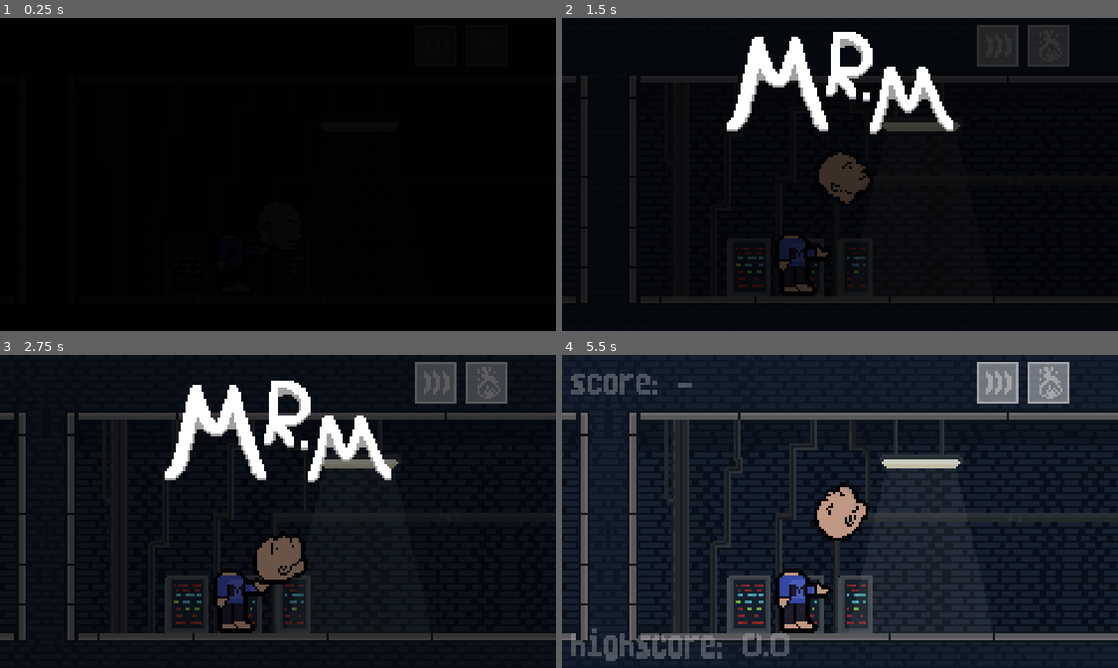
Above: before the commit, frames 1-4 (two rows, left to right).
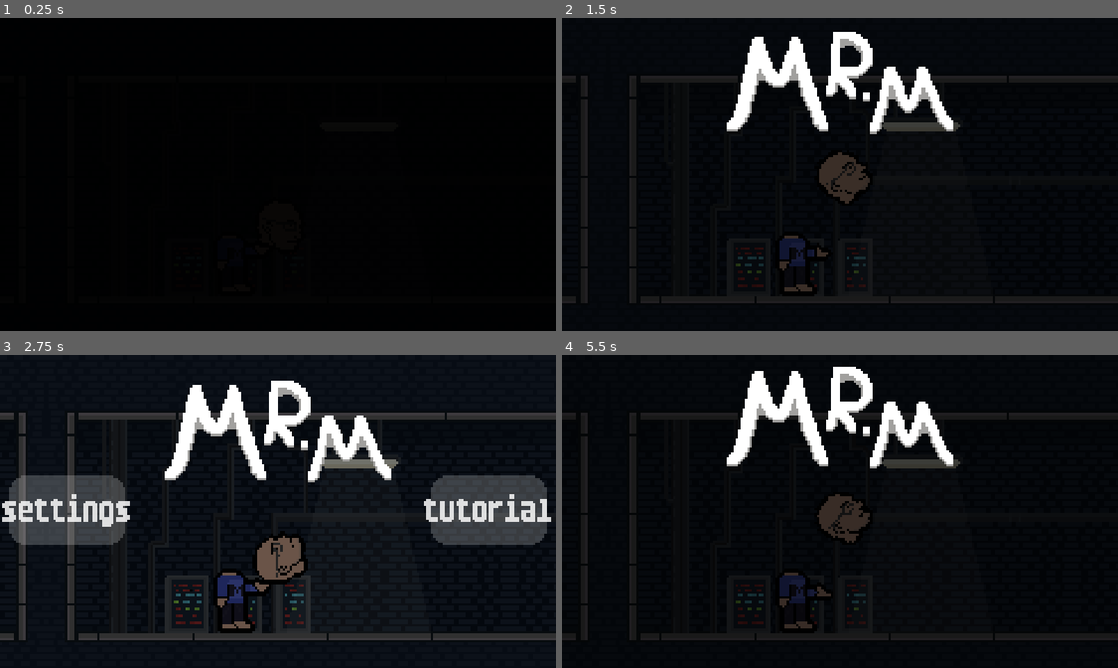
Above: after the commit, the same moments.

Repository: ppaluchowski64/Mister-M
Game: Godot game, scene res://scenes/root/game.tscn
Same seed, same stepped clock (60 frames per second), same inputs: the game is played once before the commit and once after it.
Inputs (mouse positions are in pixels of both pictures, inside the frame that each line leads up to):
- Up to frame 1 (0.25 s): no input
- Up to frame 2 (1.5 s): tap Enter (hit) at 0.5 s; hold W (up) 0.53-1.28 s; tap E (dash) at 0.6 s; tap R (fire) at 0.8, 1.35 s
- Up to frame 3 (2.75 s): tap Enter (hit) at 1.55 s; click (66, 511) at 2 s, where only the run after the commit has a clickable "settings"
- Up to frame 4 (5.5 s): click (1051, 511) at 2.75 s, where only the run after the commit has a clickable "tutorial"; tap W (up) at 3.5 s; hold W (up) 3.53-5.03 s; tap Enter (hit) at 3.6, 5.3 s; tap E (dash) at 3.8, 4.35 s; tap R (fire) at 4.55, 5.1 s

The runs differ from the first frame. In frame 2, 2.1% of the frame differs, in the area x 47-92%, y 2-54%; in frame 3, 11%; in frame 4, 77%, in the area x 0-100%, y 0-100%.

Commit message:
git commit suicide

Diff:
--- a/project.godot
+++ b/project.godot
@@ -15,6 +15,10 @@
 run/main_scene="res://scenes/root/game.tscn"
 config/features=PackedStringArray("4.5", "Forward Plus")
 config/icon="res://icon.svg"
+
+[autoload]
+
+Fullscreen="res://scripts/global/fullscreen.gd"
 
 [display]
 
@@ -53,6 +57,11 @@
 "events": [Object(InputEventKey,"resource_local_to_scene":false,"resource_name":"","device":-1,"window_id":0,"alt_press …(192 unchanged characters)…
 ]
 }
+toggle_fullscreen={
+"deadzone": 0.2,
+"events": [Object(InputEventKey,"resource_local_to_scene":false,"resource_name":"","device":-1,"window_id":0,"alt_pressed":false,"shift_pressed":false,"ctrl_pressed":false,"meta_pressed":false,"pressed":false,"keycode":0,"physical_keycode":4194342,"key_label":0,"unicode":0,"location":0,"echo":false,"script":null)
+]
+}
 
 [physics]
 
--- a/scenes/head.tscn
+++ b/scenes/head.tscn
@@ -1,9 +1,10 @@
-[gd_scene load_steps=8 format=3 uid="uid://cidhl1487nc7r"]
+[gd_scene load_steps=9 format=3 uid="uid://cidhl1487nc7r"]
 
 [ext_resource type="Script" uid="uid://csbh80xoy52mk" path="res://scripts/head.gd" id="1_d75dd"]
 [ext_resource type="Shader" uid="uid://b6p8uuhhwbttl" path="res://shaders/outline.gdshader" id="2_a7yy4"]
 [ext_resource type="Texture2D" uid="uid://bfbgqbr1ch178" path="res://graphics/fade_effect.png" id="2_cwpmm"]
 [ext_resource type="Texture2D" uid="uid://dk7bcguyp5vyg" path="res://graphics/moscyc_head.png" id="2_d75dd"]
+[ext_resource type="Texture2D" uid="uid://b6eu7xaq6pdqn" path="res://graphics/glasses.png" id="5_6rdic"]
 
 [sub_resource type="Gradient" id="Gradient_6rdic"]
 colors = PackedColorArray(1, 1, 1, 0.5, 1, 1, 1, 0)
@@ -19,6 +20,7 @@
 [node name="Head" type="RigidBody2D" groups=["head"]]
 linear_damp_mode = 1
 script = ExtResource("1_d75dd")
+input_mode = null
 
 [node name="CPUParticles2D" type="CPUParticles2D" parent="."]
 emitting = false
@@ -33,6 +35,12 @@
 texture = ExtResource("2_d75dd")
 flip_h = true
 hframes = 24
+
+[node name="GlassesSprite" type="Sprite2D" parent="."]
+scale = Vector2(0.9, 0.9)
+texture = ExtResource("5_6rdic")
+offset = Vector2(0, 1)
+flip_h = true
 
 [node name="CollisionShape2D" type="CollisionShape2D" parent="."]
 shape = SubResource("CircleShape2D_a7yy4")
--- a/scenes/laser.tscn
+++ b/scenes/laser.tscn
@@ -74,10 +74,36 @@
 "speed": 30.0
 }]
 
+[sub_resource type="Curve" id="Curve_a7dhc"]
+_data = [Vector2(0, 1), 0.0, 0.0, 0, 0, Vector2(1, 0), 0.0, 0.0, 0, 0]
+point_count = 2
+
 [node name="Laser" type="Node2D"]
 script = ExtResource("1_a7dhc")
 
 [node name="AnimatedSprite2D" type="AnimatedSprite2D" parent="."]
 sprite_frames = SubResource("SpriteFrames_y4m2n")
 autoplay = "default"
-frame_progress = 0.39308977
+
+[node name="Particles1" type="CPUParticles2D" parent="."]
+position = Vector2(0, 44)
+lifetime = 0.5
+direction = Vector2(0, -1)
+spread = 35.0
+gravity = Vector2(0, 100)
+initial_velocity_min = 100.0
+initial_velocity_max = 100.0
+scale_amount_max = 2.0
+scale_amount_curve = SubResource("Curve_a7dhc")
+color = Color(0.89, 0.77044326, 0.6141, 1)
+
+[node name="Particles2" type="CPUParticles2D" parent="."]
+position = Vector2(0, -44)
+lifetime = 0.5
+direction = Vector2(0, 1)
+spread = 35.0
+gravity = Vector2(0, 100)
+initial_velocity_max = 100.0
+scale_amount_max = 2.0
+scale_amount_curve = SubResource("Curve_a7dhc")
+color = Color(0.89, 0.77044326, 0.6141, 1)
--- a/scenes/root/game.tscn
+++ b/scenes/root/game.tscn
@@ -1,13 +1,90 @@
-[gd_scene load_steps=23 format=3 uid="uid://fxhuql5ud0qf"]
+[gd_scene load_steps=25 format=3 uid="uid://fxhuql5ud0qf"]
 
 [ext_resource type="PackedScene" uid="uid://cidhl1487nc7r" path="res://scenes/head.tscn" id="1_rf1xt"]
 [ext_resource type="Script" uid="uid://o6oil05p484t" path="res://scripts/game.gd" id="1_wcdyl"]
 [ext_resource type="PackedScene" uid="uid://4kfdtpq0xjf4" path="res://scenes/ability_indicator.tscn" id="2_1qygq"]
 [ext_resource type="Script" uid="uid://5en8dbn8pu1o" path="res://scripts/camera.gd" id="2_7dpn4"]
 [ext_resource type="Texture2D" uid="uid://3rc37ue17d54" path="res://graphics/background.png" id="2_bq78c"]
+[ext_resource type="Texture2D" uid="uid://dmx7y7wck7edq" path="res://graphics/tutorial.png" id="2_ijxjl"]
 [ext_resource type="Texture2D" uid="uid://0pwnvyrg44ot" path="res://graphics/title.png" id="3_3rh43"]
+[ext_resource type="Texture2D" uid="uid://dyy8pmdx20d2s" path="res://graphics/button.png" id="4_86ske"]
 [ext_resource type="Shader" uid="uid://b6p8uuhhwbttl" path="res://shaders/outline.gdshader" id="4_bq78c"]
 [ext_resource type="Texture2D" uid="uid://dq7cu2yb16k5f" path="res://graphics/guy.png" id="4_o8yes"]
+
+[sub_resource type="Animation" id="Animation_3rh43"]
+length = 0.001
+tracks/0/type = "value"
+tracks/0/imported = false
+tracks/0/enabled = true
+tracks/0/path = NodePath("BlackTint:color")
+tracks/0/interp = 1
+tracks/0/loop_wrap = true
+tracks/0/keys = {
+"times": PackedFloat32Array(0),
+"transitions": PackedFloat32Array(1),
+"update": 0,
+"values": [Color(0, 0, 0, 1)]
+}
+tracks/1/type = "value"
+tracks/1/imported = false
+tracks/1/enabled = true
+tracks/1/path = NodePath("MarginContainer/Control3/TitleSprite:position")
+tracks/1/interp = 1
+tracks/1/loop_wrap = true
+tracks/1/keys = {
+"times": PackedFloat32Array(0),
+"transitions": PackedFloat32Array(1),
+"update": 0,
+"values": [Vector2(-4, -4)]
+}
+tracks/2/type = "value"
+tracks/2/imported = false
+tracks/2/enabled = true
+tracks/2/path = NodePath("MarginContainer/StartLabel:visible")
+tracks/2/interp = 1
+tracks/2/loop_wrap = true
+tracks/2/keys = {
+"times": PackedFloat32Array(0),
+"transitions": PackedFloat32Array(1),
+"update": 1,
+"values": [false]
+}
+tracks/3/type = "value"
+tracks/3/imported = false
+tracks/3/enabled = true
+tracks/3/path = NodePath("MarginContainer/ScoreLabel:self_modulate")
+tracks/3/interp = 1
+tracks/3/loop_wrap = true
+tracks/3/keys = {
+"times": PackedFloat32Array(0),
+"transitions": PackedFloat32Array(1),
+"update": 0,
+"values": [Color(1, 1, 1, 0)]
+}
+tracks/4/type = "value"
+tracks/4/imported = false
+tracks/4/enabled = true
+tracks/4/path = NodePath("../Head:input_mode")
+tracks/4/interp = 1
+tracks/4/loop_wrap = true
+tracks/4/keys = {
+"times": PackedFloat32Array(0),
+"transitions": PackedFloat32Array(1),
+"update": 1,
+"values": [0]
+}
+tracks/5/type = "value"
+tracks/5/imported = false
+tracks/5/enabled = true
+tracks/5/path = NodePath("MarginContainer/ButtonsLeft:modulate")
+tracks/5/interp = 1
+tracks/5/loop_wrap = true
+tracks/5/keys = {
+"times": PackedFloat32Array(0),
+"transitions": PackedFloat32Array(1),
+"update": 0,
+"values": [Color(1, 1, 1, 1)]
+}
 
 [sub_resource type="Animation" id="Animation_1qygq"]
 resource_name = "enter"
@@ -51,44 +128,70 @@
 "method": &"play"
 }]
 }
-
-[sub_resource type="Animation" id="Animation_3rh43"]
-length = 0.001
+tracks/3/type = "value"
+tracks/3/imported = false
+tracks/3/enabled = true
+tracks/3/path = NodePath("MarginContainer/ButtonsLeft:modulate")
+tracks/3/interp = 1
+tracks/3/loop_wrap = true
+tracks/3/keys = {
+"times": PackedFloat32Array(1.5, 3),
+"transitions": PackedFloat32Array(1, 1),
+"update": 0,
+"values": [Color(1, 1, 1, 0), Color(1, 1, 1, 1)]
+}
+tracks/4/type = "value"
+tracks/4/imported = false
+tracks/4/enabled = true
+tracks/4/path = NodePath("MarginContainer/ButtonsRight:modulate")
+tracks/4/interp = 1
+tracks/4/loop_wrap = true
+tracks/4/keys = {
+"times": PackedFloat32Array(1.5, 3),
+"transitions": PackedFloat32Array(1, 1),
+"update": 0,
+"values": [Color(1, 1, 1, 0), Color(1, 1, 1, 1)]
+}
+
+[sub_resource type="Animation" id="Animation_ijxjl"]
+resource_name = "exit"
+length = 3.5
+step = 0.1
 tracks/0/type = "value"
 tracks/0/imported = false
 tracks/0/enabled = true
-tracks/0/path = NodePath("BlackTint:color")
+tracks/0/path = NodePath("MarginContainer/StartLabel:visible")
 tracks/0/interp = 1
 tracks/0/loop_wrap = true
 tracks/0/keys = {
-"times": PackedFloat32Array(0),
-"transitions": PackedFloat32Array(1),
-"update": 0,
-"values": [Color(0, 0, 0, 1)]
+"times": PackedFloat32Array(0, 0.1, 0.2, 0.3, 0.4, 0.5, 0.6, 0.70000005, 0.8000001, 0.90000004, 1, 1.1),
+"transitions": PackedFloat32Array(1, 1, 1, 1, 1, 1, 1, 1, 1, 1, 1, 1),
+"update": 1,
+"values": [true, false, true, false, true, false, true, false, true, false, true, false]
 }
 tracks/1/type = "value"
 tracks/1/imported = false
 tracks/1/enabled = true
-tracks/1/path = NodePath("MarginContainer/Control3/TitleSprite:position")
+tracks/1/path = NodePath("MarginContainer/Control3/TitleSprite:visible")
 tracks/1/interp = 1
 tracks/1/loop_wrap = true
 tracks/1/keys = {
-"times": PackedFloat32Array(0),
-"transitions": PackedFloat32Array(1),
-"update": 0,
-"values": [Vector2(-4, -4)]
+"times": PackedFloat32Array(0, 0.1, 0.2, 0.3, 0.4, 0.5, 0.6, 0.70000005, 0.8000001, 0.90000004, 1, 1.1),
+"transitions": PackedFloat32Array(1, 1, 1, 1, 1, 1, 1, 1, 1, 1, 1, 1),
+"update": 1,
+"values": [true, false, true, false, true, false, true, false, true, false, true, false]
 }
 tracks/2/type = "value"
 tracks/2/imported = false
 tracks/2/enabled = true
-tracks/2/path = NodePath("MarginContainer/StartLabel:visible")
+tracks/2/path = NodePath("BlackTint:color")
 tracks/2/interp = 1
 tracks/2/loop_wrap = true
 tracks/2/keys = {
-"times": PackedFloat32Array(0),
-"transitions": PackedFloat32Array(1),
-"update": 1,
-"values": [false]
+"times": PackedFloat32Array(0, 3),
+"transitions": PackedFloat32Array(1, 1),
+"update": 0,
+"values": [Color(0, 0, 0, 0.5), Color(0, 0, 0, 0)]
 }
 tracks/3/type = "value"
 tracks/3/imported = false
@@ -97,22 +200,70 @@
 tracks/3/interp = 1
 tracks/3/loop_wrap = true
 tracks/3/keys = {
-"times": PackedFloat32Array(0),
-"transitions": PackedFloat32Array(1),
-"update": 0,
-"values": [Color(1, 1, 1, 0)]
+"times": PackedFloat32Array(1.5, 3),
+"transitions": PackedFloat32Array(1, 1),
+"update": 0,
+"values": [Color(1, 1, 1, 0), Color(1, 1, 1, 1)]
 }
 tracks/4/type = "value"
 tracks/4/imported = false
 tracks/4/enabled = true
-tracks/4/path = NodePath("../Head:input_mode")
+tracks/4/path = NodePath("../HighscoreLabel:self_modulate")
 tracks/4/interp = 1
 tracks/4/loop_wrap = true
 tracks/4/keys = {
-"times": PackedFloat32Array(0),
-"transitions": PackedFloat32Array(1),
-"update": 1,
-"values": [0]
+"times": PackedFloat32Array(1.5, 3),
+"transitions": PackedFloat32Array(1, 1),
+"update": 0,
+"values": [Color(1, 1, 1, 0), Color(1, 1, 1, 1)]
+}
+tracks/5/type = "value"
+tracks/5/imported = false
+tracks/5/enabled = true
+tracks/5/path = NodePath("../Head:input_mode")
+tracks/5/interp = 1
+tracks/5/loop_wrap = true
+tracks/5/keys = {
+"times": PackedFloat32Array(3.5),
+"transitions": PackedFloat32Array(1),
+"update": 1,
+"values": [1]
+}
+tracks/6/type = "value"
+tracks/6/imported = false
+tracks/6/enabled = true
+tracks/6/path = NodePath("MarginContainer/ButtonsLeft:visible")
+tracks/6/interp = 1
+tracks/6/loop_wrap = true
+tracks/6/keys = {
+"times": PackedFloat32Array(0, 0.1, 0.2, 0.3, 0.4, 0.5, 0.6, 0.70000005, 0.8000001, 0.90000004, 1, 1.1),
+"transitions": PackedFloat32Array(1, 1, 1, 1, 1, 1, 1, 1, 1, 1, 1, 1),
+"update": 1,
+"values": [true, false, true, false, true, false, true, false, true, false, true, false]
+}
+tracks/7/type = "value"
+tracks/7/imported = false
+tracks/7/enabled = true
+tracks/7/path = NodePath("MarginContainer/ButtonsRight:visible")
+tracks/7/interp = 1
+tracks/7/loop_wrap = true
+tracks/7/keys = {
+"times": PackedFloat32Array(0, 0.1, 0.2, 0.3, 0.4, 0.5, 0.6, 0.70000005, 0.8000001, 0.90000004, 1, 1.1),
+"transitions": PackedFloat32Array(1, 1, 1, 1, 1, 1, 1, 1, 1, 1, 1, 1),
+"update": 1,
+"values": [true, false, true, false, true, false, true, false, true, false, true, false]
+}
+tracks/8/type = "value"
+tracks/8/imported = false
+tracks/8/enabled = true
+tracks/8/path = NodePath("MarginContainer/AbilityBox:modulate")
+tracks/8/interp = 1
+tracks/8/loop_wrap = true
+tracks/8/keys = {
+"times": PackedFloat32Array(1.5, 3),
+"transitions": PackedFloat32Array(1, 1),
+"update": 0,
+"values": [Color(1, 1, 1, 0), Color(1, 1, 1, 1)]
 }
 
 [sub_resource type="Animation" id="Animation_86ske"]
@@ -130,83 +281,6 @@
 "transitions": PackedFloat32Array(1, 1, 1),
 "update": 1,
 "values": [true, false, true]
-}
-
-[sub_resource type="Animation" id="Animation_ijxjl"]
-resource_name = "exit"
-length = 3.5
-step = 0.1
-tracks/0/type = "value"
-tracks/0/imported = false
-tracks/0/enabled = true
-tracks/0/path = NodePath("MarginContainer/StartLabel:visible")
-tracks/0/interp = 1
-tracks/0/loop_wrap = true
-tracks/0/keys = {
-"times": PackedFloat32Array(0, 0.1, 0.2, 0.3, 0.4, 0.5, 0.6, 0.70000005, 0.8000001, 0.90000004, 1, 1.1),
-"transitions": PackedFloat32Array(1, 1, 1, 1, 1, 1, 1, 1, 1, 1, 1, 1),
-"update": 1,
-"values": [true, false, true, false, true, false, true, false, true, false, true, false]
-}
-tracks/1/type = "value"
-tracks/1/imported = false
-tracks/1/enabled = true
-tracks/1/path = NodePath("MarginContainer/Control3/TitleSprite:visible")
-tracks/1/interp = 1
-tracks/1/loop_wrap = true
-tracks/1/keys = {
-"times": PackedFloat32Array(0, 0.1, 0.2, 0.3, 0.4, 0.5, 0.6, 0.70000005, 0.8000001, 0.90000004, 1, 1.1),
-"transitions": PackedFloat32Array(1, 1, 1, 1, 1, 1, 1, 1, 1, 1, 1, 1),
-"update": 1,
-"values": [true, false, true, false, true, false, true, false, true, false, true, false]
-}
-tracks/2/type = "value"
-tracks/2/imported = false
-tracks/2/enabled = true
-tracks/2/path = NodePath("BlackTint:color")
-tracks/2/interp = 1
-tracks/2/loop_wrap = true
-tracks/2/keys = {
-"times": PackedFloat32Array(0, 3),
-"transitions": PackedFloat32Array(1, 1),
-"update": 0,
-"values": [Color(0, 0, 0, 0.5), Color(0, 0, 0, 0)]
-}
-tracks/3/type = "value"
-tracks/3/imported = false
-tracks/3/enabled = true
-tracks/3/path = NodePath("MarginContainer/ScoreLabel:self_modulate")
-tracks/3/interp = 1
-tracks/3/loop_wrap = true
-tracks/3/keys = {
-"times": PackedFloat32Array(1.5, 3),
-"transitions": PackedFloat32Array(1, 1),
-"update": 0,
-"values": [Color(1, 1, 1, 0), Color(1, 1, 1, 1)]
-}
-tracks/4/type = "value"
-tracks/4/imported = false
-tracks/4/enabled = true
-tracks/4/path = NodePath("../HighscoreLabel:self_modulate")
-tracks/4/interp = 1
-tracks/4/loop_wrap = true
-tracks/4/keys = {
-"times": PackedFloat32Array(1.5, 3),
-"transitions": PackedFloat32Array(1, 1),
-"update": 0,
-"values": [Color(1, 1, 1, 0), Color(1, 1, 1, 1)]
-}
-tracks/5/type = "value"
-tracks/5/imported = false
-tracks/5/enabled = true
-tracks/5/path = NodePath("../Head:input_mode")
-tracks/5/interp = 1
-tracks/5/loop_wrap = true
-tracks/5/keys = {
-"times": PackedFloat32Array(3.5),
-"transitions": PackedFloat32Array(1),
-"update": 1,
-"values": [1]
 }
 
 [sub_resource type="AnimationLibrary" id="AnimationLibrary_86ske"]
@@ -267,14 +341,21 @@
 [sub_resource type="WorldBoundaryShape2D" id="WorldBoundaryShape2D_bq78c"]
 distance = -4.0
 
-[node name="Game" type="Node2D" node_paths=PackedStringArray("head", "barriers", "barrier_spawn_timer", "score_label", "highscore_label", "ui_animation")]
+[node name="Game" type="Node2D" node_paths=PackedStringArray("head", "barriers", "barrier_spawn_timer", "camera", "ui", "tutorial", "score_label", "highscore_label", "ui_animation")]
 script = ExtResource("1_wcdyl")
 head = NodePath("Head")
 barriers = NodePath("Barriers")
 barrier_spawn_timer = NodePath("BarrierSpawnTimer")
+camera = NodePath("Camera")
+ui = NodePath("UI")
+tutorial = NodePath("Tutorial")
 score_label = NodePath("UI/MarginContainer/ScoreLabel")
 highscore_label = NodePath("HighscoreLabel")
 ui_animation = NodePath("UI/AnimationPlayer")
+
+[node name="Tutorial" type="Sprite2D" parent="."]
+position = Vector2(0, 200)
+texture = ExtResource("2_ijxjl")
 
 [node name="UI" type="CanvasLayer" parent="."]
 
@@ -297,30 +378,31 @@
 theme_override_font_sizes/font_size = 16
 text = "score: -"
 
-[node name="HBoxContainer" type="HBoxContainer" parent="UI/MarginContainer"]
+[node name="AbilityBox" type="HBoxContainer" parent="UI/MarginContainer"]
+modulate = Color(1, 1, 1, 0)
 layout_mode = 2
 size_flags_horizontal = 8
 size_flags_vertical = 0
 alignment = 2
 
-[node name="Control1" type="Control" parent="UI/MarginContainer/HBoxContainer"]
+[node name="Control1" type="Control" parent="UI/MarginContainer/AbilityBox"]
 custom_minimum_size = Vector2(18, 18)
 layout_mode = 2
 size_flags_horizontal = 8
 size_flags_vertical = 0
 
-[node name="DashIndicator" parent="UI/MarginContainer/HBoxContainer/Control1" instance=ExtResource("2_1qygq")]
+[node name="DashIndicator" parent="UI/MarginContainer/AbilityBox/Control1" instance=ExtResource("2_1qygq")]
 position = Vector2(-8, 8)
 region_enabled = true
 region_rect = Rect2(0, 0, 18, 18)
 
-[node name="Control2" type="Control" parent="UI/MarginContainer/HBoxContainer"]
+[node name="Control2" type="Control" parent="UI/MarginContainer/AbilityBox"]
 custom_minimum_size = Vector2(18, 18)
 layout_mode = 2
 size_flags_horizontal = 8
 size_flags_vertical = 0
 
-[node name="FireIndicator" parent="UI/MarginContainer/HBoxContainer/Control2" instance=ExtResource("2_1qygq")]
+[node name="FireIndicator" parent="UI/MarginContainer/AbilityBox/Control2" instance=ExtResource("2_1qygq")]
 position = Vector2(-8, 8)
 region_enabled = true
 region_rect = Rect2(18, 0, 18, 18)
@@ -342,6 +424,62 @@
 size_flags_horizontal = 4
 size_flags_vertical = 8
 text = "press w/up/enter to start"
+
+[node name="ButtonsLeft" type="VBoxContainer" parent="UI/MarginContainer"]
+z_index = 25
+layout_mode = 2
+size_flags_horizontal = 0
+size_flags_vertical = 4
+
+[node name="SettingsButton" type="TextureButton" parent="UI/MarginContainer/ButtonsLeft"]
+self_modulate = Color(1, 1, 1, 0.25)
+layout_mode = 2
+focus_mode = 0
+texture_normal = ExtResource("4_86ske")
+
+[node name="Label" type="Label" parent="UI/MarginContainer/ButtonsLeft/SettingsButton"]
+layout_mode = 1
+anchors_preset = 8
+anchor_left = 0.5
+anchor_top = 0.5
+anchor_right = 0.5
+anchor_bottom = 0.5
+offset_left = -21.0
+offset_top = -8.0
+offset_right = 21.0
+offset_bottom = 8.0
+grow_horizontal = 2
+grow_vertical = 2
+text = "settings"
+
+[node name="ButtonsRight" type="VBoxContainer" parent="UI/MarginContainer"]
+z_index = 25
+layout_mode = 2
+size_flags_horizontal = 8
+size_flags_vertical = 4
+
+[node name="TutorialButton" type="TextureButton" parent="UI/MarginContainer/ButtonsRight"]
+self_modulate = Color(1, 1, 1, 0.25)
+layout_mode = 2
+size_flags_horizontal = 8
+size_flags_vertical = 4
+focus_mode = 0
+texture_normal = ExtResource("4_86ske")
+
+[node name="Label" type="Label" parent="UI/MarginContainer/ButtonsRight/TutorialButton"]
+layout_mode = 1
+anchors_preset = 8
+anchor_left = 0.5
+anchor_top = 0.5
+anchor_right = 0.5
+anchor_bottom = 0.5
+offset_left = -21.0
+offset_top = -8.0
+offset_right = 21.0
+offset_bottom = 8.0
+grow_horizontal = 2
+grow_vertical = 2
+text = "tutorial"
 
 [node name="FireTint" type="ColorRect" parent="UI"]
 anchors_preset = 15
@@ -349,6 +487,7 @@
 anchor_bottom = 1.0
 grow_horizontal = 2
 grow_vertical = 2
+mouse_filter = 2
 color = Color(1, 0.5137611, 0.23209421, 0)
 
 [node name="BlackTint" type="ColorRect" parent="UI"]
@@ -357,6 +496,7 @@
 anchor_bottom = 1.0
 grow_horizontal = 2
 grow_vertical = 2
+mouse_filter = 2
 color = Color(0, 0, 0, 1)
 
 [node name="AnimationPlayer" type="AnimationPlayer" parent="UI"]
@@ -387,8 +527,9 @@
 barrier_spawn_timer = NodePath("../BarrierSpawnTimer")
 body_sprite = NodePath("../Body")
 fire_tint = NodePath("../UI/FireTint")
-dash_indicator = NodePath("../UI/MarginContainer/HBoxContainer/Control1/DashIndicator")
-fire_indicator = NodePath("../UI/MarginContainer/HBoxContainer/Control2/FireIndicator")
+dash_indicator = NodePath("../UI/MarginContainer/AbilityBox/Control1/DashIndicator")
+fire_indicator = NodePath("../UI/MarginContainer/AbilityBox/Control2/FireIndicator")
+input_mode = 0
 
 [node name="Body" type="AnimatedSprite2D" parent="."]
 material = SubResource("ShaderMaterial_1qygq")
@@ -426,4 +567,5 @@
 theme_override_font_sizes/font_size = 16
 text = "highscore:-"
 
+[connection signal="pressed" from="UI/MarginContainer/ButtonsRight/TutorialButton" to="." method="_on_tutorial_button_pressed"]
 [connection signal="timeout" from="BarrierSpawnTimer" to="." method="_on_barrier_spawn_timer_timeout"]
--- a/scripts/game.gd
+++ b/scripts/game.gd
@@ -3,6 +3,9 @@
 @export var head: Head
 @export var barriers: Node2D
 @export var barrier_spawn_timer: Timer
+@export var camera: Camera2D
+@export var ui: CanvasLayer
+@export var tutorial: Sprite2D
 
 @export var score_label: Label
 @export var highscore_label: Label
@@ -11,6 +14,9 @@
 
 var score: float = 0
 var highscore: float = 0
+var on_tutorial: bool = false
+
+var tutorial_tween: Tween
 
 func _ready() -> void:
 	head.restart.connect(on_restart)
@@ -33,6 +39,12 @@
 
 	if Input.is_action_just_pressed("hit") and ui_animation.current_animation == "middle":
 		ui_animation.play("exit")
+
+	if Input.is_action_just_pressed("hit") and on_tutorial:
+		tutorial_tween = create_tween()
+		tutorial_tween.set_trans(Tween.TRANS_LINEAR)
+		tutorial_tween.tween_property(tutorial, "self_modulate:a", 0, 0.5)
+		tutorial_tween.tween_callback(get_tree().reload_current_scene)
 
 func _on_barrier_spawn_timer_timeout() -> void:
 	if head.fire_cooldown.is_stopped() and randi_range(0, 4) == 0:
@@ -68,3 +80,20 @@
 	var file: FileAccess = FileAccess.open("user://gamedata.data", FileAccess.WRITE)
 	file.store_var(highscore)
 	file.close()
+
+	head.input_mode = 0
+	await get_tree().create_timer(0.5).timeout
+	head.input_mode = 2
+
+func _on_tutorial_button_pressed() -> void:
+	on_tutorial = true
+
+	ui.follow_viewport_enabled = true
+	ui.offset -= get_viewport_rect().size / 2 + Vector2(0, 20)
+
+	tutorial_tween = create_tween()
+
+	tutorial_tween.set_ease(Tween.EASE_IN_OUT)
+	tutorial_tween.set_trans(Tween.TRANS_CUBIC)
+
+	tutorial_tween.tween_property(camera, "global_position:y", 200, 1)
--- /dev/null
+++ b/scripts/global/fullscreen.gd
@@ -0,0 +1,12 @@
+extends Node
+
+var fullscreen_enabled: bool = false
+
+func _process(_delta: float) -> void:
+	if Input.is_action_just_pressed("toggle_fullscreen"):
+		fullscreen_enabled = not fullscreen_enabled
+
+		if fullscreen_enabled:
+			DisplayServer.window_set_mode(DisplayServer.WINDOW_MODE_FULLSCREEN)
+		else:
+			DisplayServer.window_set_mode(DisplayServer.WINDOW_MODE_WINDOWED)
--- a/scripts/head.gd
+++ b/scripts/head.gd
@@ -16,6 +16,8 @@
 @onready var laser_death_timer: Timer = $LaserDeathTimer
 @onready var fire_timer: Timer = $FireTimer
 @onready var fire_cooldown: Timer = $FireCooldown
+
+@onready var glasses_sprite: Sprite2D = $GlassesSprite
 
 enum State {BOUNCE, FLY, DASH}
 var state: State = State.BOUNCE
@@ -46,7 +48,10 @@
 					body_sprite.play()
 
 			if (Input.is_action_just_pressed("hit") and input_mode == 2) or input_mode == 1:
-				input_mode = 2
+				if input_mode == 1:
+					input_mode = 2
+					remove_child(glasses_sprite)
+
 				state = State.FLY
 				apply_impulse(Vector2i(200, -100))
 				barrier_spawn_timer.start()
Binary file added: graphics/button.png
Not shown, added: graphics/button.png.import
Binary file added: graphics/glasses.png
Not shown, added: graphics/glasses.png.import
Binary file added: graphics/tutorial.png
Not shown, added: graphics/tutorial.png.import
Not shown: 1 places in scenes/laser.tscn that only renumber resources
Not shown, added: scripts/global/fullscreen.gd.uid
